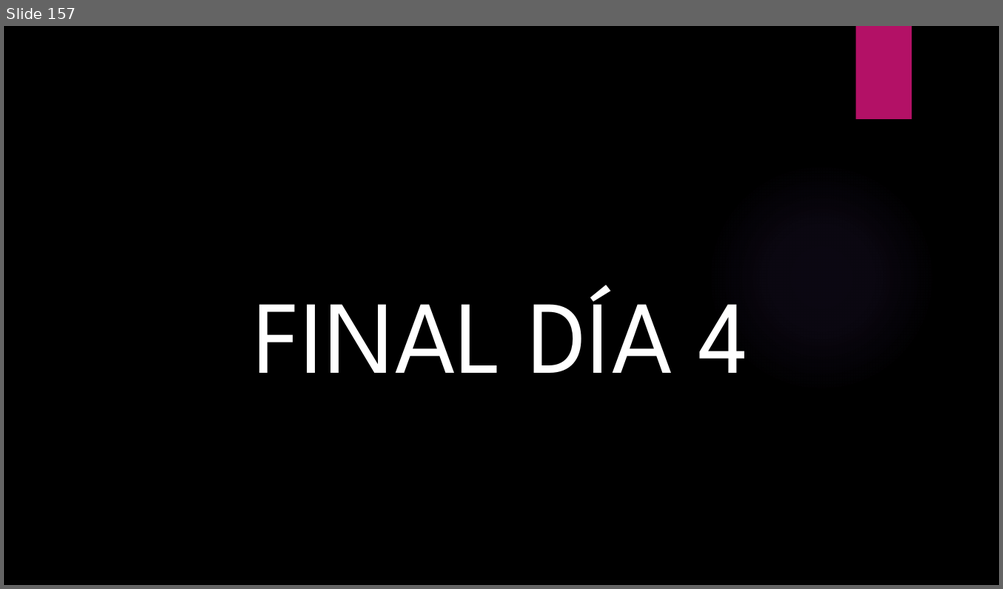
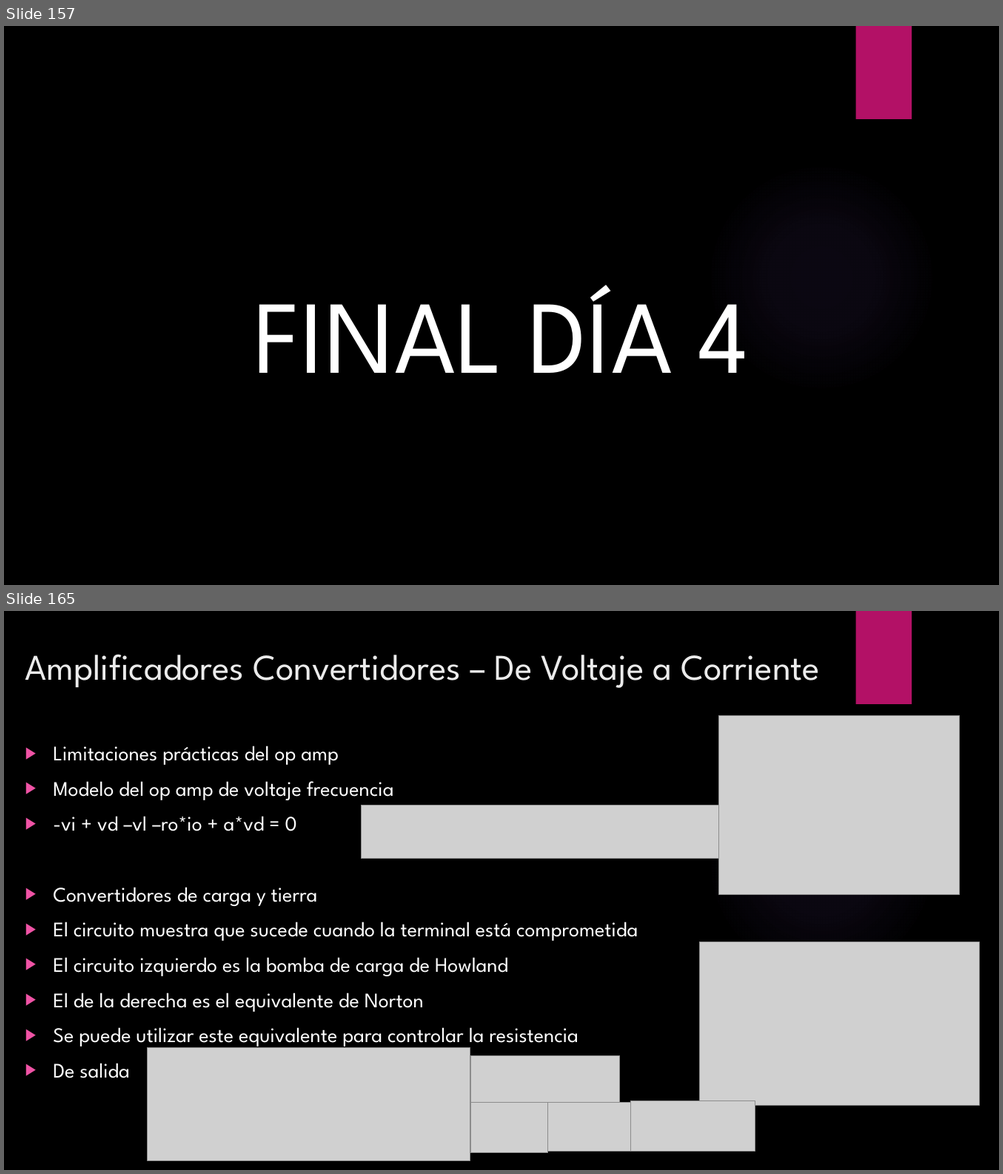
Before and after one commit to ulatinaedupa/ElectronicsII, a slide deck: Presentación/Electronica II.pptx. Shown one above the other, each under a label of ours: slide 157 before the commit, slides 157 and 165 after it; the slides between them are not shown. The pictures are 1003x589 and 1003x1174 pixels, drawn with LibreOffice and Linux fonts; fonts in the diff are those of the drawing; grey boxes stand for pictures; background and template pictures are left out. Boxes give left, top, right and bottom in pixels: in the first picture for what was removed or moved away, otherwise in the second. Text is boxed around its words. In the diff, an @@ line names an element or a change of style, - is before the commit and + after.

```diff
--- a/Presentación/Electronica II.pptx
+++ b/Presentación/Electronica II.pptx
@@ slide 165 added at box(4, 611, 999, 1170), background picture (left out); not listed: 2 template elements that a slide beside it also shows @@
@@ title added at box(25, 654, 820, 688), 35 pt, text #EBEBEB @@
+Amplificadores Convertidores – De Voltaje a Corriente
@@ picture added at box(719, 715, 959, 894) @@
@@ text added at box(53, 746, 637, 1079), 20 pt, text #FFFFFF @@
+▶ Limitaciones prácticas del op amp
+▶ Modelo del op amp de voltaje frecuencia
+▶ -vi + vd –vl –ro*io + a*vd = 0
+▶ Convertidores de carga y tierra
+▶ El circuito muestra que sucede cuando la terminal está comprometida
+▶ El circuito izquierdo es la bomba de carga de Howland
+▶ El de la derecha es el equivalente de Norton
+▶ Se puede utilizar este equivalente para controlar la resistencia
+▶ De salida
@@ picture added at box(361, 805, 719, 858) @@
@@ picture added at box(700, 943, 979, 1106) @@
@@ picture added at box(148, 1048, 470, 1161) @@
@@ picture added at box(470, 1056, 620, 1105) @@
@@ picture added at box(470, 1102, 548, 1153) @@
@@ picture added at box(548, 1102, 632, 1151) @@
@@ picture added at box(631, 1101, 755, 1151) @@
```
Also in this commit, not shown: 23 other slides added, 2 other files.
